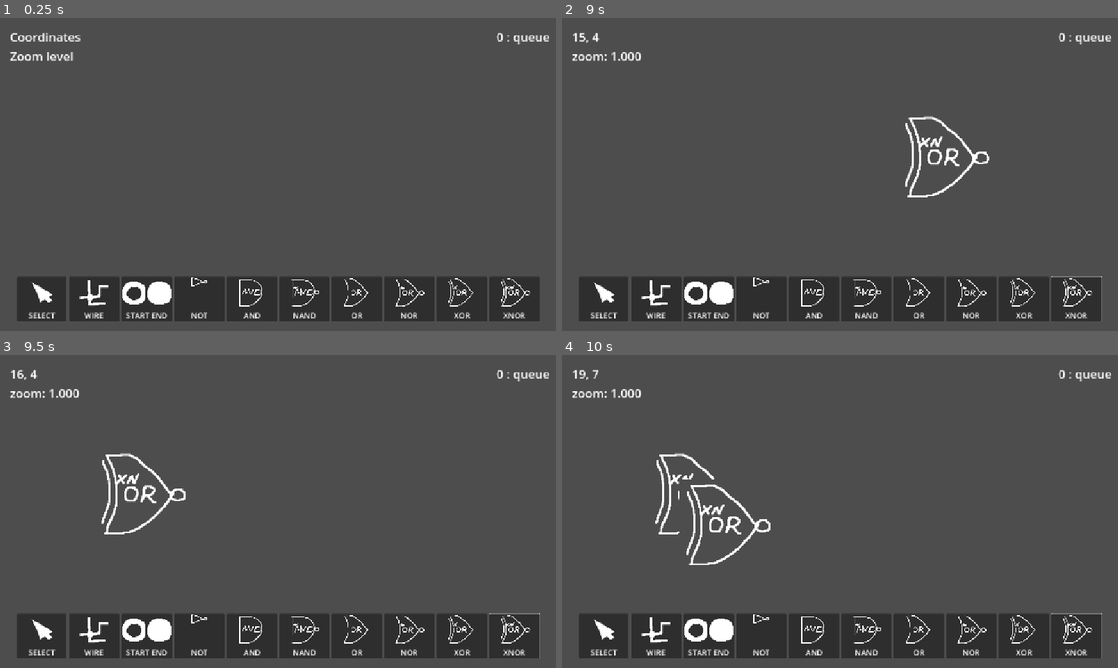
Above: before the commit, frames 1-4 (two rows, left to right).
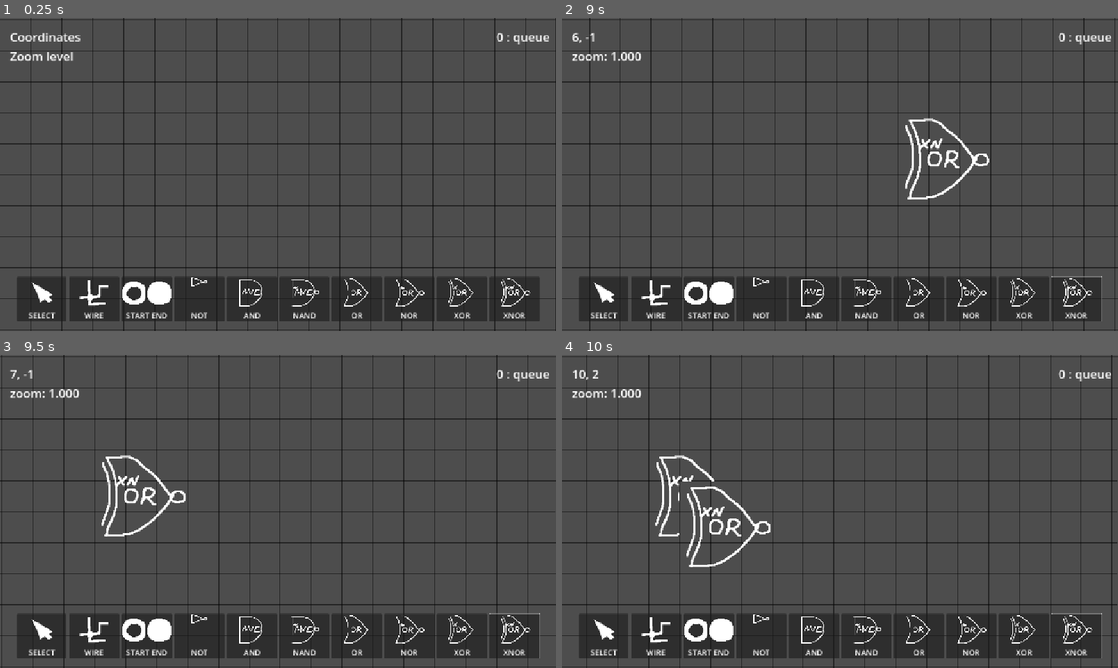
Above: after the commit, the same moments.

Repository: Aisudoragon/logic-gates
Game: Godot game, scene res://scenes/levels/playground/playground.tscn
The game is run twice, just before and just after one commit, with the same random seed, the same clock (stepped at 60 frames per second) and the same inputs. The engine's default icon, where the game draws it, is replaced by a stand-in: a white triangle on a blue panel in a dark square.
Inputs (mouse positions are in pixels of both pictures, inside the frame that each line leads up to):
- Up to frame 1 (0.25 s): no input
- Up to frame 2 (9 s): click (706, 299) at 0.5 s; click (706, 299) at 1.25 s; click (600, 299) at 2 s; click (656, 299) at 2.75 s; click (762, 299) at 3.5 s; click (812, 299) at 4.25 s; click (867, 299) at 5 s; click (917, 299) at 5.75 s; click (973, 299) at 6.5 s; click (1023, 299) at 7.25 s; click (1073, 299) at 8 s; tap Enter at 8.75 s; move the mouse to (962, 158) at 8.77 s; hold D (move_right) from 8.78 s (still down); hold Right mouse button (destroy) from 8.78 s (still down); click (962, 158) at 8.92 s
- Up to frame 3 (9.5 s): keep holding D (move_right); keep holding Right mouse button (destroy)
- Up to frame 4 (10 s): release D (move_right) at 9.5 s; release Right mouse button (destroy) at 9.5 s; drag from (728, 527) to (812, 574) at 9.52 s

The runs differ from the first frame. In frame 1, 5.8% of the frame differs, in the area x 0-100%, y 0-100%; in frame 2, 6.6%; in frame 3, 6.4%; in frame 4, 6.7%.

Commit message:
Added grid lines

Diff:
--- a/scenes/levels/playground/camera_2d.gd
+++ b/scenes/levels/playground/camera_2d.gd
@@ -1,19 +1,21 @@
 extends Camera2D
 
-var zoomSpeed: float = 0.025
 var zoomMin: float = 0.05
 var zoomMax: float = 2.0
 var dragSensitivity: float = 1.0
+@export var zoomSpeed: float = 0.025
 @export var camera_speed: float = 1000.0
 
 
 func _process(delta: float) -> void:
 	var direction: Vector2 = Input.get_vector(&"move_left", &"move_right", &"move_up", &"move_down")
 	position += camera_speed * direction / zoom * delta
+	if direction:
+		queue_redraw()
 
 
 func _unhandled_input(event: InputEvent) -> void:
-	if event is InputEventMouseButton:
+	if event is InputEventMouseButton and event.is_pressed():
 		var event_mb: InputEventMouseButton = event
 		if event_mb.button_index == MOUSE_BUTTON_WHEEL_UP:
 			zoom += Vector2(zoomSpeed, zoomSpeed)
--- /dev/null
+++ b/scenes/levels/playground/grid_lines.gd
@@ -0,0 +1,17 @@
+extends Node2D
+
+
+func _draw() -> void:
+	var size: Vector2i = get_viewport_rect().size / get_parent().get_node("Camera2D").zoom
+	var camera_pos: Vector2i = get_parent().get_node("Camera2D").position
+	var min_screen_pos: Vector2i = camera_pos - size / 2
+	var max_screen_pos: Vector2i = camera_pos + size / 2
+	var grid_color := Color("000", clampf(get_parent().get_node("Camera2D").zoom.x / 2, 0, 1))
+	for line in range(min_screen_pos.x / 64, max_screen_pos.x / 64 + 1):
+		draw_line(Vector2i(line * 64, min_screen_pos.y), Vector2i(line * 64, max_screen_pos.y), grid_color)
+	for line in range(min_screen_pos.y / 64, max_screen_pos.y / 64 + 1):
+		draw_line(Vector2i(min_screen_pos.x, line * 64), Vector2i(max_screen_pos.x, line * 64), grid_color)
+
+
+func _process(delta: float) -> void:
+	queue_redraw()
--- a/scenes/levels/playground/playground.tscn
+++ b/scenes/levels/playground/playground.tscn
@@ -1,7 +1,8 @@
-[gd_scene load_steps=10 format=3 uid="uid://vxc7l235kxff"]
+[gd_scene load_steps=11 format=3 uid="uid://vxc7l235kxff"]
 
 [ext_resource type="Script" uid="uid://ddrbmlbq6sk85" path="res://scenes/levels/playground/playground.gd" id="1_ywb2o"]
 [ext_resource type="TileSet" uid="uid://dhfs68s3itmxi" path="res://assets/resources/tilesets/wire_tileset.tres" id="2_mw4bp"]
+[ext_resource type="Script" uid="uid://bh6pxtvechol" path="res://scenes/levels/playground/grid_lines.gd" id="2_olfo7"]
 [ext_resource type="Texture2D" uid="uid://cj86b6py6lf00" path="res://icon.svg" id="3_cfd3d"]
 [ext_resource type="Script" uid="uid://iua6lifhsyfb" path="res://scenes/levels/playground/camera_2d.gd" id="3_dsu8x"]
 [ext_resource type="Script" uid="uid://w6dok6yxgi4x" path="res://scenes/levels/playground/wires.gd" id="4_kqs0i"]
@@ -27,6 +28,13 @@
 [node name="Playground" type="Node2D"]
 script = ExtResource("1_ywb2o")
 
+[node name="Camera2D" type="Camera2D" parent="."]
+editor_draw_screen = false
+script = ExtResource("3_dsu8x")
+
+[node name="GridLines" type="Node2D" parent="."]
+script = ExtResource("2_olfo7")
+
 [node name="Wires" type="Node2D" parent="."]
 script = ExtResource("4_kqs0i")
 
@@ -48,10 +56,6 @@
 [node name="GateLayer" type="TileMapLayer" parent="Wires"]
 tile_set = ExtResource("4_myh4h")
 
-[node name="Camera2D" type="Camera2D" parent="."]
-anchor_mode = 0
-script = ExtResource("3_dsu8x")
-
 [node name="EditorInterface" parent="." instance=ExtResource("7_dhyt4")]
 
 [connection signal="mode_selected" from="EditorInterface" to="." method="_on_editor_interface_mode_selected"]
Not shown, added: scenes/levels/playground/grid_lines.gd.uid
